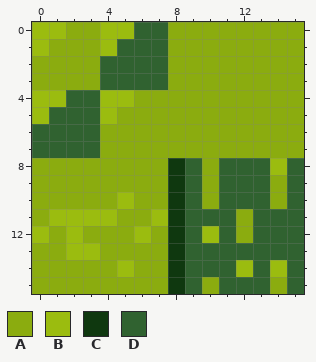
Two versions of one pixel-art sprite, assets/Blocks 8x8.png. The picture above was drawn from the file before the commit.
The file is 16x16 pixels.
Palette (. is transparent): A #8bac0f  B #9bbc0f  C #0f380f  D #306230
Pixels before, first column x 0:
 0 BBAABBDDAAAAAAAA
 1 BAAABDDDAAAAAAAA
 2 AAAADDDDAAAAAAAA
 3 AAAADDDDAAAAAAAA
 4 BBDDBBAAAAAAAAAA
 5 BDDDBAAAAAAAAAAA
 6 DDDDAAAAAAAAAAAA
 7 DDDDAAAAAAAAAAAA
 8 AAAAAAAACDADDDBD
 9 AAAAAAAACDADDDAD
10 AAAAABAACDADDDAD
11 ABBBBAABCDDDADDD
12 BABAAABACDBDADDD
13 AABBAAAACDDDDDDD
14 AAAAABAACDDDBDBD
15 AAAAAAAACDADDDAD
Now the later version:
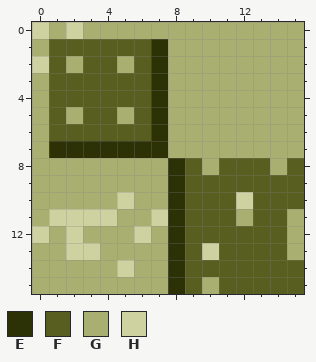
Colours new in this view: E #2c3106  F #585e20  G #a9af70  H #ced2a1
Diff:
Changed rows in their new state; - is an unchanged pixel.
first column x 0:
 0 HGHGGGGGGGGGGGGG
 1 GFFFFFFEGGGGGGGG
 2 HFGFFGFEGGGGGGGG
 3 GFFFFFFEGGGGGGGG
 4 GFFFFFFEGGGGGGGG
 5 GFGFFGFEGGGGGGGG
 6 GFFFFFFEGGGGGGGG
 7 GEEEEEEEGGGGGGGG
 8 GGGGGGGGEFGFFFGF
 9 GGGGGGGGEFFFFFFF
10 GGGGGHGGEFFFHFFF
11 GHHHHGGHEFFFGFFG
12 HGHGGGHGEFFFFFFG
13 GGHHGGGGEFHFFFFG
14 GGGGGHGGEFFFFFFF
15 GGGGGGGGEFGFFFFF
